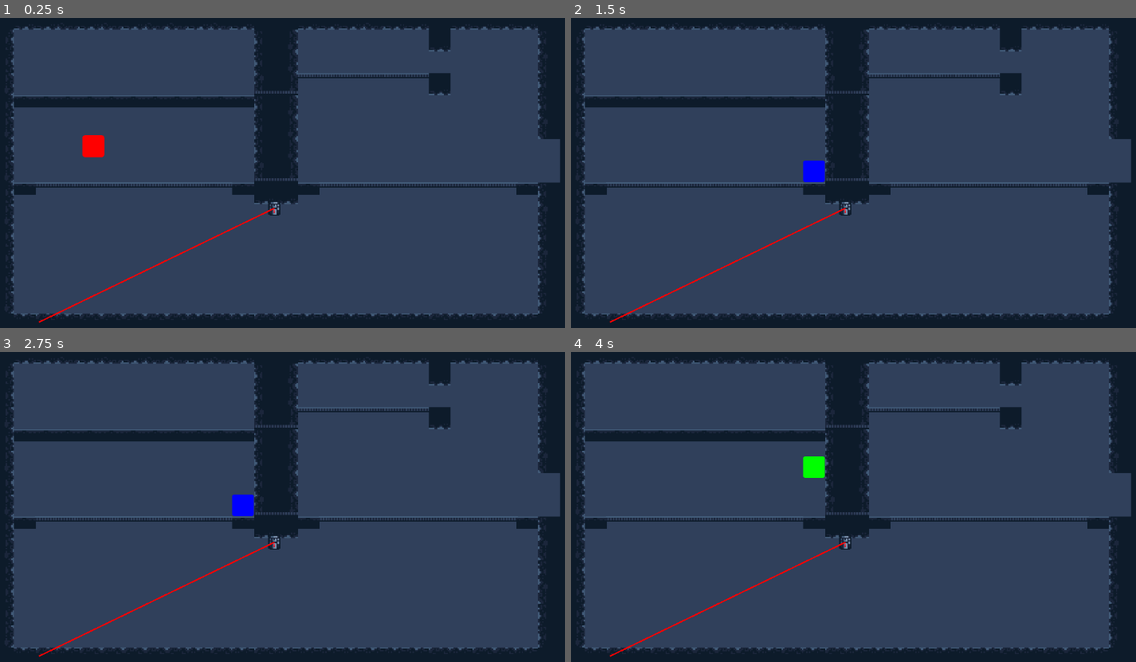
Above: before the commit, frames 1-4 (two rows, left to right).
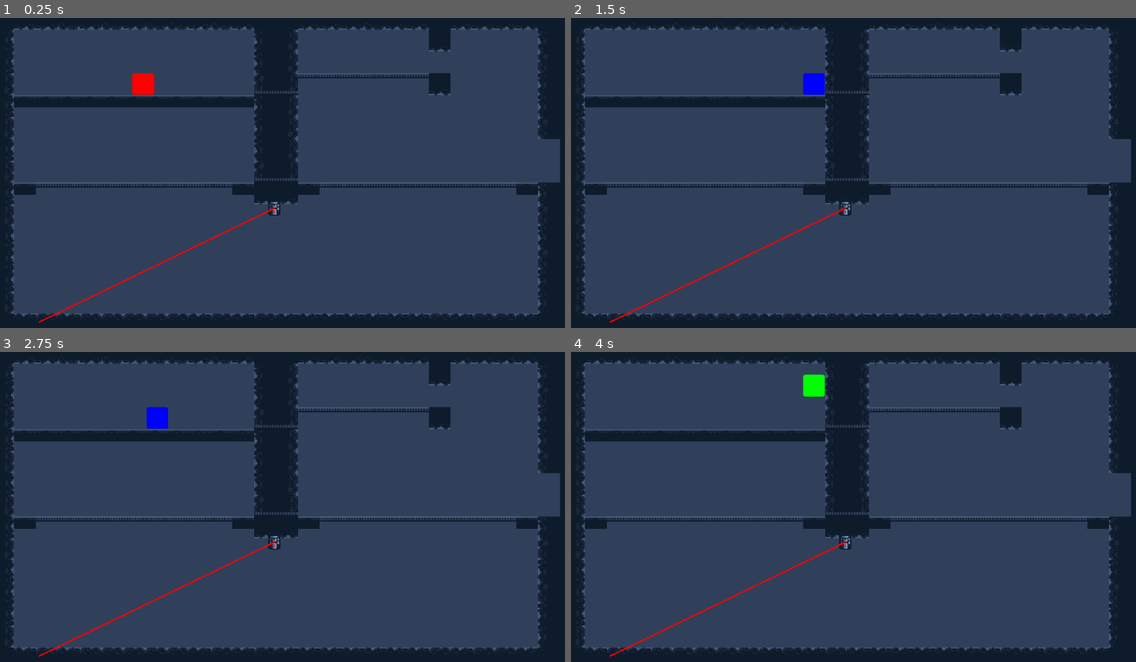
Above: after the commit, the same moments.

Repository: trabelsi-amine/wildjam
Game: Godot game, scene res://scenes/main.tscn
Same seed, same stepped clock (60 frames per second), same inputs: the game is played once before the commit and once after it. The engine's default icon, where the game draws it, is replaced by a stand-in: a white triangle on a blue panel in a dark square.
Inputs:
- Up to frame 1 (0.25 s): no input
- Up to frame 2 (1.5 s): hold Space (jump) 0.53-1.28 s; hold D (right) from 0.53 s (still down); tap E (ChangeState) at 1.35 s
- Up to frame 3 (2.75 s): tap Space (jump) at 1.52, 1.55, 1.82 s; tap Enter at 2 s; release D (right) at 2.03 s; hold A (left) from 2.03 s (still down); hold Space (jump) from 2.03 s (still down)
- Up to frame 4 (4 s): release A (left) at 2.78 s; release Space (jump) at 2.78 s; hold D (right) from 2.78 s (still down); tap E (ChangeState) at 2.85 s; tap Space (jump) at 3.02, 3.05, 3.32 s; hold Space (jump) from 3.53 s (still down)

The runs differ from the first frame. In frame 1, 0.6% of the frame differs, in the area x 14-28%, y 17-45%; in frame 2, 0.6%; in frame 3, 0.5%; in frame 4, 0.6%.

Commit message:
Quick fixes

Diff:
--- a/project.godot
+++ b/project.godot
@@ -12,7 +12,7 @@
 
 config/name="Jam Entry"
 run/main_scene="res://scenes/main.tscn"
-config/features=PackedStringArray("4.3", "GL Compatibility")
+config/features=PackedStringArray("4.2", "GL Compatibility")
 config/icon="res://art/icon.svg"
 
 [global_group]
@@ -23,22 +23,22 @@
 
 ChangeState={
 "deadzone": 0.5,
-"events": [Object(InputEventKey,"resource_local_to_scene":fa …(172 unchanged characters)… eycode":69,"key_label":0,"unicode":101,"location":0,"echo":false,"script":null)
+"events": [Object(InputEventKey,"resource_local_to_scene":fa …(172 unchanged characters)… eycode":69,"key_label":0,"unicode":101,"echo":false,"script":null)
 ]
 }
 left={
 "deadzone": 0.5,
-"events": [Object(InputEventKey,"resource_local_to_scene":fa …(171 unchanged characters)… keycode":65,"key_label":0,"unicode":97,"location":0,"echo":false,"script":null)
+"events": [Object(InputEventKey,"resource_local_to_scene":fa …(171 unchanged characters)… keycode":65,"key_label":0,"unicode":97,"echo":false,"script":null)
 ]
 }
 right={
 "deadzone": 0.5,
-"events": [Object(InputEventKey,"resource_local_to_scene":fa …(172 unchanged characters)… eycode":68,"key_label":0,"unicode":100,"location":0,"echo":false,"script":null)
+"events": [Object(InputEventKey,"resource_local_to_scene":fa …(172 unchanged characters)… eycode":68,"key_label":0,"unicode":100,"echo":false,"script":null)
 ]
 }
 jump={
 "deadzone": 0.5,
-"events": [Object(InputEventKey,"resource_local_to_scene":fa …(171 unchanged characters)… keycode":32,"key_label":0,"unicode":32,"location":0,"echo":false,"script":null)
+"events": [Object(InputEventKey,"resource_local_to_scene":fa …(171 unchanged characters)… keycode":32,"key_label":0,"unicode":32,"echo":false,"script":null)
 ]
 }
 
--- a/scenes/main.tscn
+++ b/scenes/main.tscn
@@ -11,44 +11,84 @@
 [sub_resource type="TileSetAtlasSource" id="TileSetAtlasSource_rqfef"]
 texture = ExtResource("3_imjvw")
 0:2/0 = 0
+0:2/0/physics_layer_0/linear_velocity = Vector2(0, 0)
+0:2/0/physics_layer_0/angular_velocity = 0.0
 0:2/0/physics_layer_0/polygon_0/points = PackedVector2Array(-8, 8, 8, 8, 8, -8, -2.125, -8, -8, -1.5)
 1:2/0 = 0
+1:2/0/physics_layer_0/linear_velocity = Vector2(0, 0)
+1:2/0/physics_layer_0/angular_velocity = 0.0
 1:2/0/physics_layer_0/polygon_0/points = PackedVector2Array(-8, 8, 8, 8, 8, -8, -8, -8)
 2:2/0 = 0
+2:2/0/physics_layer_0/linear_velocity = Vector2(0, 0)
+2:2/0/physics_layer_0/angular_velocity = 0.0
 2:2/0/physics_layer_0/polygon_0/points = PackedVector2Array(-8, 8, 8, 8, 8, -8, -8, -8)
 3:2/0 = 0
+3:2/0/physics_layer_0/linear_velocity = Vector2(0, 0)
+3:2/0/physics_layer_0/angular_velocity = 0.0
 3:2/0/physics_layer_0/polygon_0/points = PackedVector2Array(-8, 8, 8, 8, 8, -2, 1.875, -8, -8, -8)
 0:3/0 = 0
+0:3/0/physics_layer_0/linear_velocity = Vector2(0, 0)
+0:3/0/physics_layer_0/angular_velocity = 0.0
 0:3/0/physics_layer_0/polygon_0/points = PackedVector2Array(-8, 8, 8, 8, 8, -8, -8, -8)
 1:3/0 = 0
+1:3/0/physics_layer_0/linear_velocity = Vector2(0, 0)
+1:3/0/physics_layer_0/angular_velocity = 0.0
 1:3/0/physics_layer_0/polygon_0/points = PackedVector2Array(-8, 8, 8, 8, 8, -8, -8, -8)
 2:3/0 = 0
+2:3/0/physics_layer_0/linear_velocity = Vector2(0, 0)
+2:3/0/physics_layer_0/angular_velocity = 0.0
 2:3/0/physics_layer_0/polygon_0/points = PackedVector2Array(-8, 8, 8, 8, 8, -8, -8, -8)
 3:3/0 = 0
+3:3/0/physics_layer_0/linear_velocity = Vector2(0, 0)
+3:3/0/physics_layer_0/angular_velocity = 0.0
 3:3/0/physics_layer_0/polygon_0/points = PackedVector2Array(-8, 8, 8, 8, 8, -8, -8, -8)
 0:4/0 = 0
+0:4/0/physics_layer_0/linear_velocity = Vector2(0, 0)
+0:4/0/physics_layer_0/angular_velocity = 0.0
 0:4/0/physics_layer_0/polygon_0/points = PackedVector2Array(-8, 8, 8, 8, 8, -8, -8, -8)
 1:4/0 = 0
+1:4/0/physics_layer_0/linear_velocity = Vector2(0, 0)
+1:4/0/physics_layer_0/angular_velocity = 0.0
 1:4/0/physics_layer_0/polygon_0/points = PackedVector2Array(-8, 8, 8, 8, 8, -8, -8, -8)
 2:4/0 = 0
+2:4/0/physics_layer_0/linear_velocity = Vector2(0, 0)
+2:4/0/physics_layer_0/angular_velocity = 0.0
 2:4/0/physics_layer_0/polygon_0/points = PackedVector2Array(-8, 8, 8, 8, 8, -8, -8, -8)
 3:4/0 = 0
+3:4/0/physics_layer_0/linear_velocity = Vector2(0, 0)
+3:4/0/physics_layer_0/angular_velocity = 0.0
 3:4/0/physics_layer_0/polygon_0/points = PackedVector2Array(-8, 8, 8, 8, 8, -8, -8, -8)
 0:5/0 = 0
+0:5/0/physics_layer_0/linear_velocity = Vector2(0, 0)
+0:5/0/physics_layer_0/angular_velocity = 0.0
 0:5/0/physics_layer_0/polygon_0/points = PackedVector2Array(8, 8, 8, -8, -8, -8, -8, 1.875, -1.75, 8)
 1:5/0 = 0
+1:5/0/physics_layer_0/linear_velocity = Vector2(0, 0)
+1:5/0/physics_layer_0/angular_velocity = 0.0
 1:5/0/physics_layer_0/polygon_0/points = PackedVector2Array(-8, 8, 8, 8, 8, -8, -8, -8)
 2:5/0 = 0
+2:5/0/physics_layer_0/linear_velocity = Vector2(0, 0)
+2:5/0/physics_layer_0/angular_velocity = 0.0
 2:5/0/physics_layer_0/polygon_0/points = PackedVector2Array(-8, 8, 8, 8, 8, -8, -8, -8)
 3:5/0 = 0
+3:5/0/physics_layer_0/linear_velocity = Vector2(0, 0)
+3:5/0/physics_layer_0/angular_velocity = 0.0
 3:5/0/physics_layer_0/polygon_0/points = PackedVector2Array(-8, 8, 2.125, 8, 8, 1.875, 8, -8, -8, -8)
 15:4/0 = 0
+15:4/0/physics_layer_0/linear_velocity = Vector2(0, 0)
+15:4/0/physics_layer_0/angular_velocity = 0.0
 15:4/0/physics_layer_0/polygon_0/points = PackedVector2Array(-8, -8, 8, -8, 8, 4.5, -8, 4.5)
 16:4/0 = 0
+16:4/0/physics_layer_0/linear_velocity = Vector2(0, 0)
+16:4/0/physics_layer_0/angular_velocity = 0.0
 16:4/0/physics_layer_0/polygon_0/points = PackedVector2Array(-8, -8, 8, -8, 8, 4.5, -8, 4.5)
 13:2/0 = 0
+13:2/0/physics_layer_0/linear_velocity = Vector2(0, 0)
+13:2/0/physics_layer_0/angular_velocity = 0.0
 13:2/0/physics_layer_0/polygon_0/points = PackedVector2Array(-8, 0.875, 8, 1, 8, -8, -8, -8)
 14:2/0 = 0
+14:2/0/physics_layer_0/linear_velocity = Vector2(0, 0)
+14:2/0/physics_layer_0/angular_velocity = 0.0
 14:2/0/physics_layer_0/polygon_0/points = PackedVector2Array(-8, -8, 8, -8, 8, -4.125, -8, -4.125)
 
 [sub_resource type="TileSet" id="TileSet_oe4df"]
@@ -62,7 +102,7 @@
 [node name="Main" type="Node2D"]
 
 [node name="Player" parent="." instance=ExtResource("1_g44cn")]
-position = Vector2(99, 177)
+position = Vector2(78, 101)
 scale = Vector2(0.35, 0.35)
 
 [node name="Environment" type="Node2D" parent="."]
@@ -78,7 +118,7 @@
 shape = SubResource("RectangleShape2D_fpg2i")
 
 [node name="RespawnMarker" type="Marker2D" parent="Environment"]
-position = Vector2(2002.86, -14.2858)
+position = Vector2(2294.29, -357.143)
 
 [node name="Camera2D" type="Camera2D" parent="."]
 position = Vector2(579, 328)
--- a/scripts/player.gd
+++ b/scripts/player.gd
@@ -29,7 +29,7 @@
 		STATES.Solid:
 			solid_state(delta)
 		STATES.Liquid:
-			liquid_state()
+			liquid_state(delta)
 		STATES.Gas:
 			gas_state(delta)
 
@@ -60,7 +60,7 @@
 	if Input.is_action_just_pressed("jump") and is_on_floor():
 		velocity.y = jump_speed
 
-func liquid_state():
+func liquid_state(delta):
 
 	playerSprite.modulate.r = 0
 	playerSprite.modulate.b = 255
@@ -69,6 +69,14 @@
 	set_collision_layer_value(1,false)#solid
 	set_collision_layer_value(2,true)#liquid
 	set_collision_layer_value(3,false)#gas
+
+	var speed = 250
+	var gravity = 1100
+
+	velocity.y += gravity * delta
+	velocity.x = Input.get_axis("left", "right") * speed
+
+	move_and_slide()
 
 func gas_state(delta):
 	set_collision_layer_value(1,false)#solid
@@ -82,15 +90,17 @@
 
 	const speed = 250
 	const gravity = 500
-	const jump_speed = -250
+	const jump_speed = -100
 
 	velocity.y += gravity * delta
 	velocity.x = Input.get_axis("left", "right") * speed
 	#print(Input.get_axis("left", "right"))
 
 	move_and_slide()
-	if Input.is_action_just_pressed("jump"):
+	if Input.is_action_pressed("jump"):
 		velocity.y = jump_speed
+
+
 func change_state():
 	match current_state:
 		STATES.Solid:
